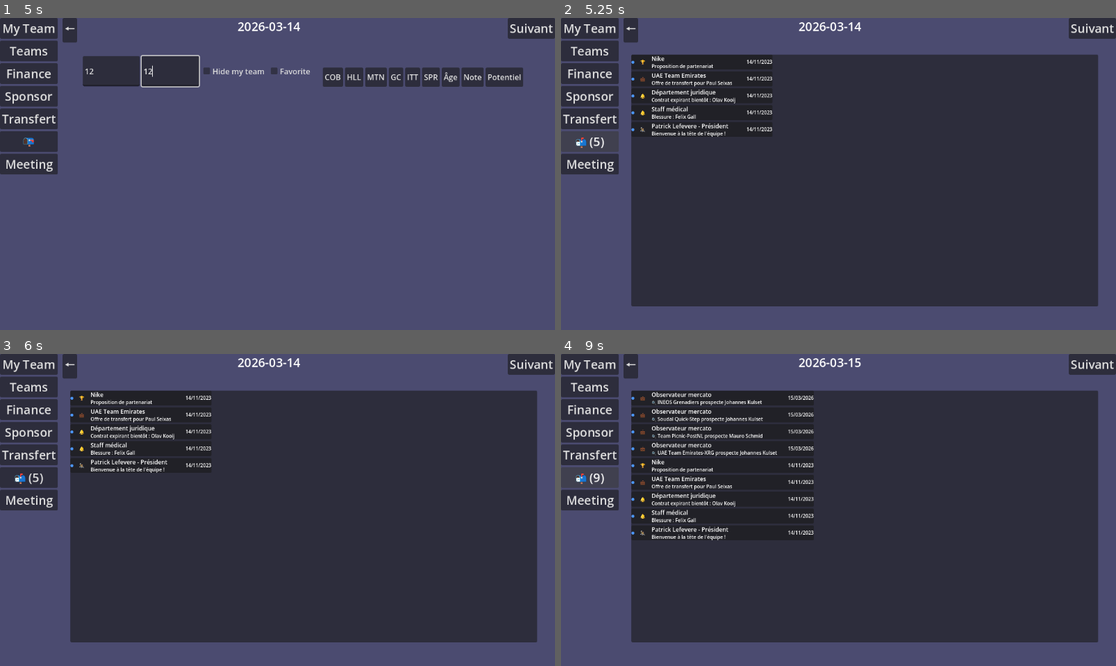
Above: before the commit, frames 1-4 (two rows, left to right).
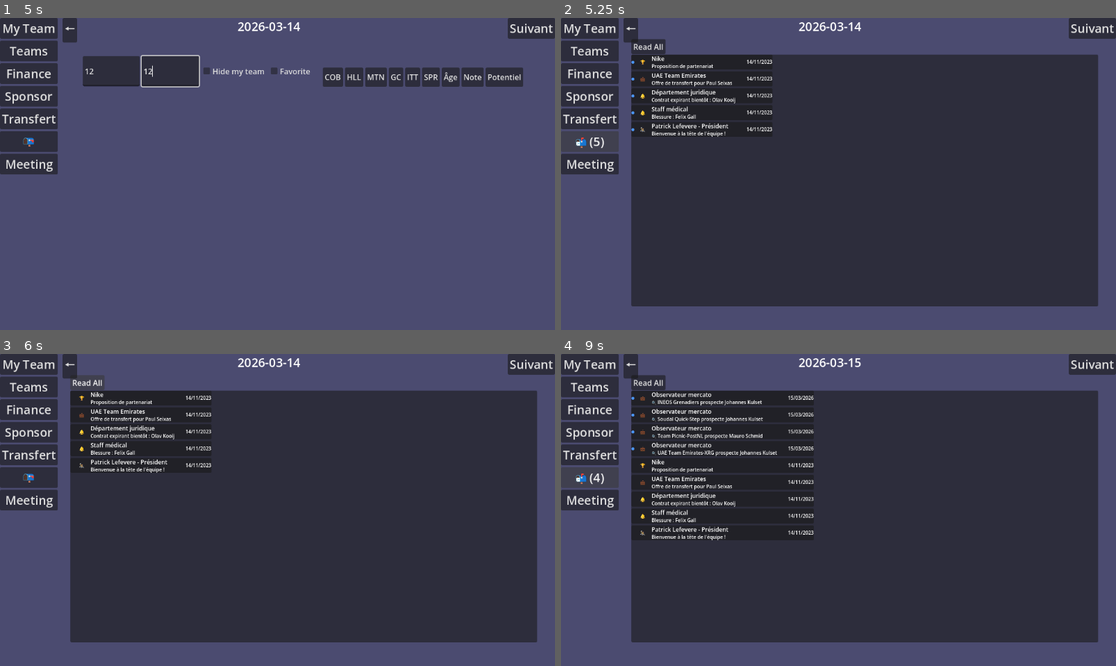
Above: after the commit, the same moments.

Repository: Tr0NDev/cyclingmanager
Game: Godot game, scene res://Scene/Jeux/jeux.tscn
Two runs of this game, one before a commit and one after it. Both use one fixed random seed, a clock stepped at 60 frames per second and the inputs below.
Inputs (mouse positions are in pixels of both pictures, inside the frame that each line leads up to):
- Up to frame 1 (5 s): click "My Team" at 0.5 s; click "Teams" at 1.25 s; click "Finance" at 2 s; click "Sponsor" at 2.75 s; click "Transfert" at 3.5 s; click (111, 71) at 4.27 s; type "12" at 4.35 s; click (172, 71) at 4.5 s; type "12" at 4.58 s
- Up to frame 2 (5.25 s): click "📭" at 5 s
- Up to frame 3 (6 s): click (88, 382) at 5.75 s, where only the run after the commit has a clickable "Read All"
- Up to frame 4 (9 s): click "📬 (5)" (after the commit: "📭") at 6.5 s; click "Meeting" at 7.25 s; click "Suivant" at 8 s; click "📬 (9)" (after the commit: "📬 (4)") at 8.75 s

Frame 1 is identical in both runs. In frame 2, 0.3% of the frame differs, in the area x 12-19%, y 6-12%; in frame 3, 0.4%, in the area x 2-19%, y 6-42%; in frame 4, 0.3%.

Commit message:
Petite correction

Diff:
--- a/Scene/Jeux/jeux.tscn
+++ b/Scene/Jeux/jeux.tscn
@@ -205,6 +205,7 @@
 offset_bottom = 138.0
 
 [node name="Finance" type="Panel" parent="CanvasLayer/HBoxContainer" unique_id=2093559661]
+visible = false
 layout_mode = 2
 script = ExtResource("5_2pv2p")
 
@@ -359,6 +360,15 @@
 grow_horizontal = 0
 theme_override_font_sizes/font_size = 25
 text = "Delete"
+
+[node name="ReadAll" type="Button" parent="CanvasLayer/HBoxContainer/MailBox" unique_id=1039914616]
+layout_mode = 0
+offset_left = -54.0
+offset_top = 44.0
+offset_right = 17.0
+offset_bottom = 75.0
+text = "Read All
+"
 
 [node name="Meeting" type="Panel" parent="CanvasLayer/HBoxContainer" unique_id=1594714757]
 visible = false
--- a/Scene/Jeux/mail_box.gd
+++ b/Scene/Jeux/mail_box.gd
@@ -8,6 +8,7 @@
 @onready var detail_body := $HSplit/DetailPanel/ScrollContainer/VBoxContainer/Body
 @onready var filter_row := $FilterRow
 @onready var del_btn := $HSplit/DetailPanel/DelMail
+@onready var read_all_btn := $ReadAll
 
 var _messages: Array = []
 var _filter:   String = "all"
@@ -23,12 +24,19 @@
 
 
 func _ready() -> void:
-	_build_filter_buttons()
 	detail_panel.visible = false
 	detail_body.autowrap_mode = TextServer.AUTOWRAP_WORD
 	detail_body.size_flags_horizontal = Control.SIZE_EXPAND_FILL
 	detail_body.custom_minimum_size = Vector2(100, 0)
 	del_btn.connect("pressed", _on_delete_pressed)
+	read_all_btn.connect("pressed", _on_read_all)
+
+
+func _on_read_all() -> void:
+	for msg in _messages:
+		msg["read"] = true
+	save_mails()
+	_display()
 
 func _process(delta: float) -> void:
 	_update_badge()
@@ -117,21 +125,9 @@
 	add_message(t["type"], t["from"], t["subject"], t["body"], t["date"], t.get("action", ""), t.get("action_label", ""))
 
 
-func _build_filter_buttons() -> void:
-	for child in filter_row.get_children():
-		child.queue_free()
-	var filters := [["all", "Tous"], ["transfer", "Transferts"], ["team", "Équipe"], ["notif", "Notifs"], ["sponsor", "Sponsors"]]
-	for f in filters:
-		var btn := Button.new()
-		btn.text = f[1]
-		btn.flat = _filter != f[0]
-		btn.connect("pressed", func(): _on_filter(f[0]))
-		filter_row.add_child(btn)
-
 
 func _on_filter(f: String) -> void:
 	_filter = f
-	_build_filter_buttons()
 	_display()
 
 
--- a/data/team/uae-team-emirates-xrg/rider.csv
+++ b/data/team/uae-team-emirates-xrg/rider.csv
@@ -1,23 +1,23 @@
 firstname,lastname,birthdate,team,weight,length,cob,hll,mtn,gc,itt,spr,maxcob,maxhll,maxmtn,maxgc,maxitt,maxspr,happyness,form,salary,contract,recovery,injury,media,flt,maxflt,or_,maxor,ttl,maxttl,tts,maxtts
-Tadej,Pogačar,01/06/1999,uae-team-emirates-xrg,66,176,96,99,99,96,93,79,99,99,99,99,98,84,75,80,1390000,2027,75,null,99,96,99,99,99,93,98,88,93
+Tadej,Pogacar,01/06/1999,uae-team-emirates-xrg,66,176,96,99,99,96,93,79,99,99,99,99,98,84,75,80,1390000,2027,75,null,99,96,99,99,99,93,98,88,93
 Isaac,Del Toro,01/06/2004,uae-team-emirates-xrg,64,180,55,97,93,91,89,68,71,99,99,99,99,84,75,80,1650000,2028,75,null,99,87,99,97,99,88,99,90,99
-João,Almeida,01/06/1999,uae-team-emirates-xrg,63,178,20,90,96,94,91,49,25,95,99,99,96,54,75,80,1110000,2027,75,null,89,79,84,49,54,87,92,93,98
+Joao,Almeida,01/06/1999,uae-team-emirates-xrg,63,178,20,90,96,94,91,49,25,95,99,99,96,54,75,80,1110000,2027,75,null,89,79,84,49,54,87,92,93,98
 Adam,Yates,01/06/1993,uae-team-emirates-xrg,58,173,20,91,94,90,66,50,21,92,95,91,67,51,75,80,720000,2027,75,null,84,63,64,91,92,58,59,72,73
 Jay,Vine,01/06/1996,uae-team-emirates-xrg,69,184,20,83,90,81,94,43,23,86,93,84,97,46,75,80,1170000,2027,75,null,93,90,93,89,92,94,97,98,99
 Brandon,McNulty,01/06/1999,uae-team-emirates-xrg,69,183,36,92,85,88,91,60,41,97,90,93,96,65,75,80,1210000,2027,75,null,96,87,92,92,97,90,95,96,99
 Florian,Vermeersch,01/06/1999,uae-team-emirates-xrg,85,193,93,85,38,53,77,63,98,90,43,58,82,68,75,80,1110000,2027,75,null,89,90,95,91,96,65,70,90,95
 Tim,Wellens,01/06/1992,uae-team-emirates-xrg,71,182,91,90,61,76,66,54,91,90,61,76,66,54,75,80,770000,2026,75,null,89,85,85,90,90,45,45,88,88
-Jhonatan,Narváez,01/06/1997,uae-team-emirates-xrg,65,174,72,90,80,85,28,65,75,93,83,88,31,68,75,80,930000,2027,75,null,77,68,71,85,88,27,30,26,29
+Jhonatan,Narvaez,01/06/1997,uae-team-emirates-xrg,65,174,72,90,80,85,28,65,75,93,83,88,31,68,75,80,930000,2027,75,null,77,68,71,85,88,27,30,26,29
 Jan,Christen,01/06/2005,uae-team-emirates-xrg,60,183,20,93,72,70,62,54,36,99,88,86,78,70,75,80,1280000,2028,75,null,81,73,89,92,99,44,60,87,99
 Pavel,Sivakov,01/06/1998,uae-team-emirates-xrg,70,188,20,91,84,72,47,41,25,96,89,77,52,46,75,80,880000,2027,75,null,74,60,65,91,96,43,48,47,52
-António,Morgado,01/06/2004,uae-team-emirates-xrg,71,180,86,89,44,38,51,74,99,99,60,54,67,90,75,80,1220000,2028,75,null,78,80,96,92,99,47,63,35,51
+Antonio,Morgado,01/06/2004,uae-team-emirates-xrg,71,180,86,89,44,38,51,74,99,99,60,54,67,90,75,80,1220000,2028,75,null,78,80,96,92,99,47,63,35,51
 Marc,Soler,01/06/1994,uae-team-emirates-xrg,68,186,29,72,91,78,51,39,30,73,92,79,52,40,75,80,810000,2027,75,null,69,50,51,46,47,44,45,48,49
-Felix,Großschartner,01/06/1994,uae-team-emirates-xrg,64,184,20,84,83,71,78,44,21,85,84,72,79,45,75,80,1020000,2027,75,null,83,66,67,81,82,63,64,90,91
+Felix,Grosschartner,01/06/1994,uae-team-emirates-xrg,64,184,20,84,83,71,78,44,21,85,84,72,79,45,75,80,1020000,2027,75,null,83,66,67,81,82,63,64,90,91
 Nils,Politt,01/06/1994,uae-team-emirates-xrg,80,192,91,73,48,46,64,63,92,74,49,47,65,64,75,80,970000,2027,75,null,80,85,86,90,91,63,64,35,36
 Mikkel,Bjerg,01/06/1999,uae-team-emirates-xrg,78,191,89,58,36,43,87,54,94,63,41,48,92,59,75,80,1030000,2027,75,null,84,84,89,87,92,89,94,69,74
 Kevin,Vermaerke,01/06/2001,uae-team-emirates-xrg,67,181,32,84,74,65,25,50,40,92,82,73,33,58,75,80,750000,2027,75,null,65,51,59,82,90,24,32,20,28
-Benoît,Cosnefroy,01/06/1996,uae-team-emirates-xrg,65,179,45,86,39,49,26,48,48,89,42,52,29,51,75,80,750000,2027,75,null,65,64,67,89,92,20,23,35,38
-Sebastián,Molano,01/06/1995,uae-team-emirates-xrg,72,180,38,57,23,32,20,90,39,58,24,33,21,91,75,80,700000,2027,75,null,62,87,88,85,86,20,21,20,21
+Benoit,Cosnefroy,01/06/1996,uae-team-emirates-xrg,65,179,45,86,39,49,26,48,48,89,42,52,29,51,75,80,750000,2027,75,null,65,64,67,89,92,20,23,35,38
+Sebastian,Molano,01/06/1995,uae-team-emirates-xrg,72,180,38,57,23,32,20,90,39,58,24,33,21,91,75,80,700000,2027,75,null,62,87,88,85,86,20,21,20,21
 Filippo,Baroncini,01/06/2001,uae-team-emirates-xrg,74,188,45,73,38,49,72,58,53,81,46,57,80,66,75,80,930000,2027,75,null,77,66,74,77,85,60,68,85,93
 Ivo,Ivo Oliveira,01/06/1997,uae-team-emirates-xrg,68,185,32,60,36,39,67,64,35,63,39,42,70,67,75,80,820000,2027,75,null,70,66,69,59,62,45,48,90,93
 Igor,Arrieta,01/06/2003,uae-team-emirates-xrg,64,182,35,80,59,53,27,36,47,92,71,65,39,48,75,80,890000,2027,75,null,61,51,63,76,88,25,37,26,38
Binary file added: data/image/rider/tadej-pogacar.png
Not shown, added: data/image/rider/tadej-pogacar.png.import
Binary file changed: data/team/uae-team-emirates-xrg/rider.birthdate.translation
Binary file changed: data/team/uae-team-emirates-xrg/rider.cob.translation
Binary file changed: data/team/uae-team-emirates-xrg/rider.contract.translation
Binary file changed: data/team/uae-team-emirates-xrg/rider.flt.translation
Binary file changed: data/team/uae-team-emirates-xrg/rider.form.translation
Binary file changed: data/team/uae-team-emirates-xrg/rider.gc.translation
Binary file changed: data/team/uae-team-emirates-xrg/rider.happyness.translation
Binary file changed: data/team/uae-team-emirates-xrg/rider.hll.translation
Binary file changed: data/team/uae-team-emirates-xrg/rider.injury.translation
Binary file changed: data/team/uae-team-emirates-xrg/rider.itt.translation
(and 22 more such lines)
